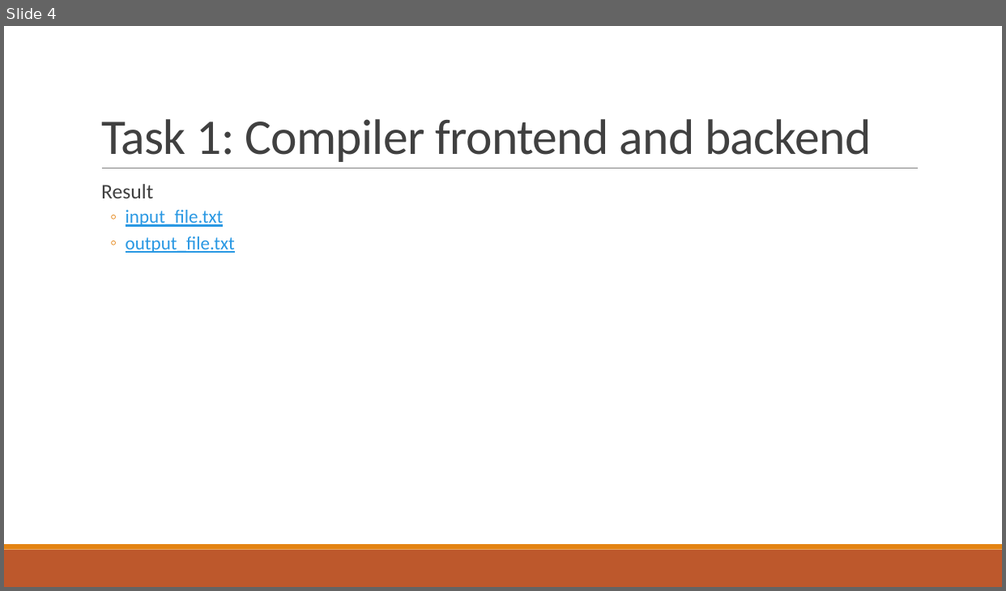
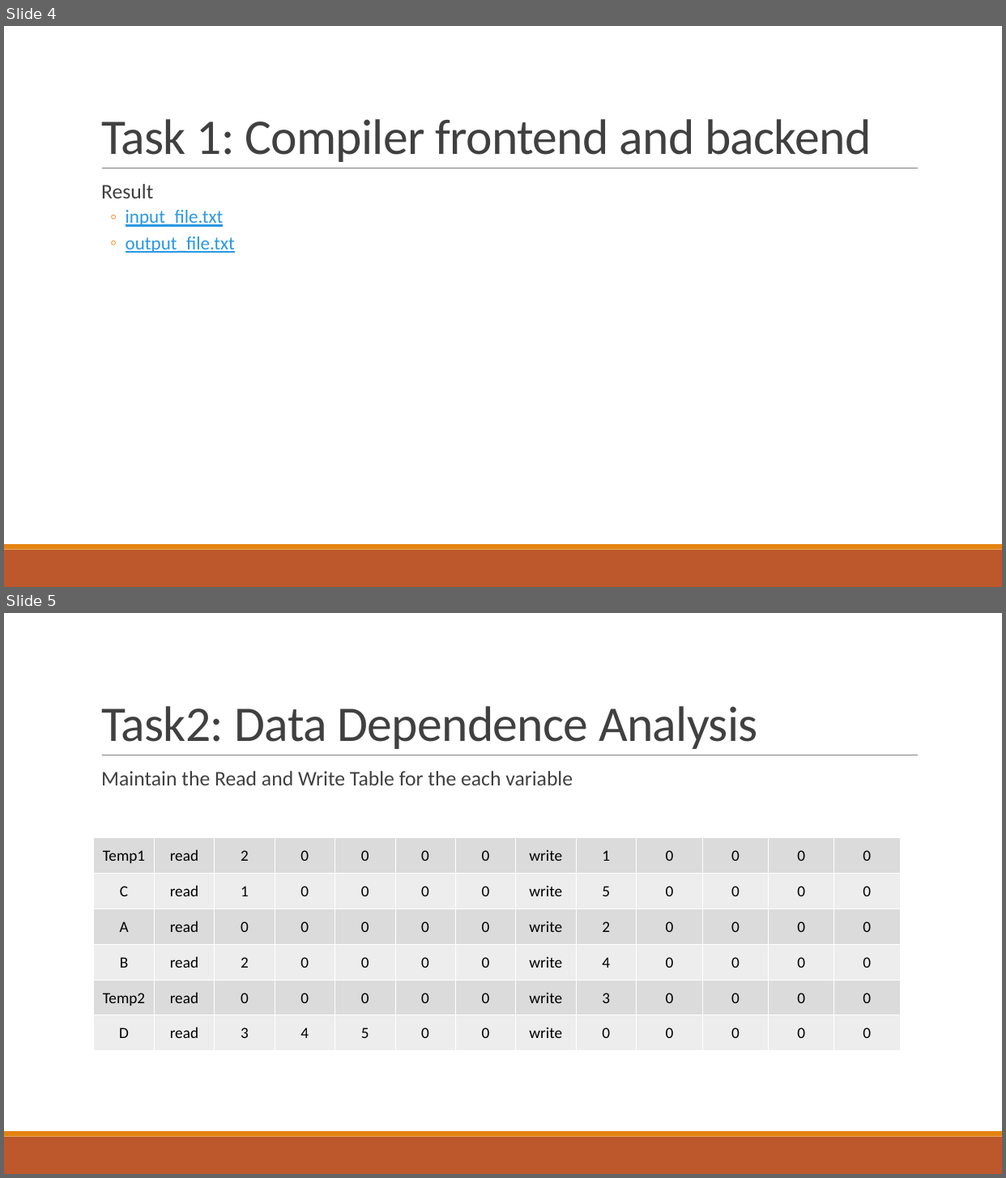
Before and after one commit to sxhmilyoyo/A_Calculator_Compiler, a slide deck: Presentation.pptx. Shown one above the other, each under a label of ours: slide 4 before the commit, slides 4 and 5 after it. The pictures are 1006x591 and 1006x1178 pixels, drawn with LibreOffice and Linux fonts; fonts in the diff are those of the drawing. Boxes give left, top, right and bottom in pixels: in the first picture for what was removed or moved away, otherwise in the second. Text is boxed around its words. In the diff, an @@ line names an element or a change of style, - is before the commit and + after.

```diff
--- a/Presentation.pptx
+++ b/Presentation.pptx
@@ slide 5 added at (4,613,1002,1174), background #FFFFFF; not listed: 3 template elements that a slide beside it also shows @@
@@ title added at (101,706,758,749), 48 pt, text #404040 @@
+Task2: Data Dependence Analysis
@@ text added at (101,771,573,786), 20 pt, text #404040 @@
+  Maintain the Read and Write Table for the each variable
@@ table added at (94,837,904,1050), 6 rows, 13 columns @@
+Temp1 | read | 2 | 0 | 0 | 0 | 0 | write | 1 | 0 | 0 | 0 | 0
+C | read | 1 | 0 | 0 | 0 | 0 | write | 5 | 0 | 0 | 0 | 0
+A | read | 0 | 0 | 0 | 0 | 0 | write | 2 | 0 | 0 | 0 | 0
+B | read | 2 | 0 | 0 | 0 | 0 | write | 4 | 0 | 0 | 0 | 0
+Temp2 | read | 0 | 0 | 0 | 0 | 0 | write | 3 | 0 | 0 | 0 | 0
+D | read | 3 | 4 | 5 | 0 | 0 | write | 0 | 0 | 0 | 0 | 0
```
Also in this commit, not shown: 2 slides changed, 5 other slides added, 4 other files.
